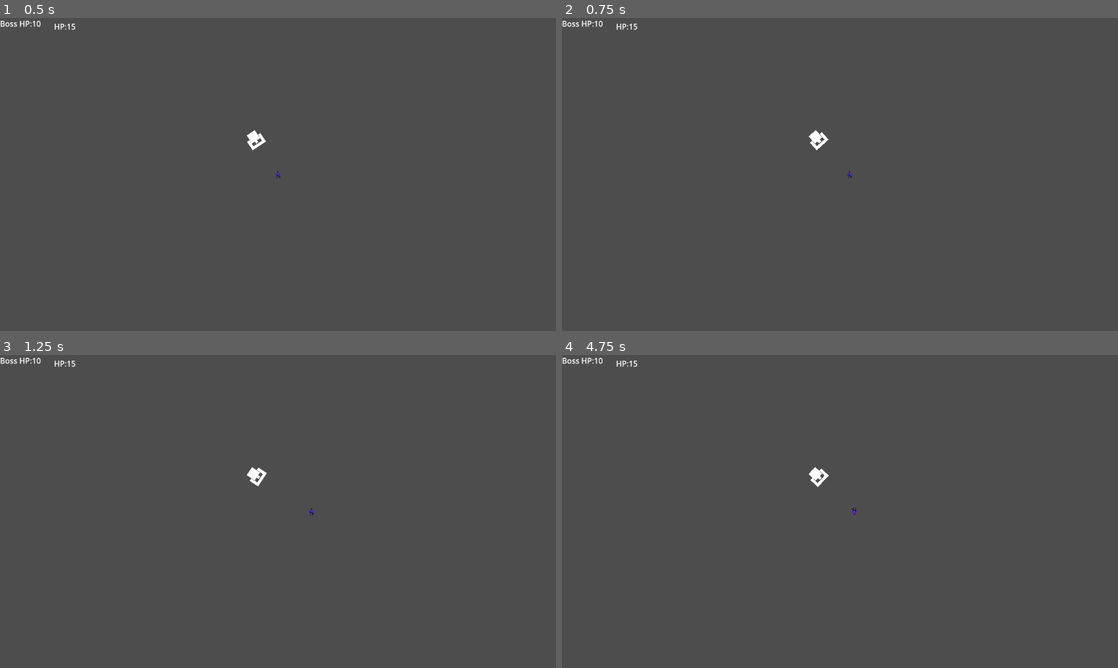
Above: before the commit, frames 1-4 (two rows, left to right).
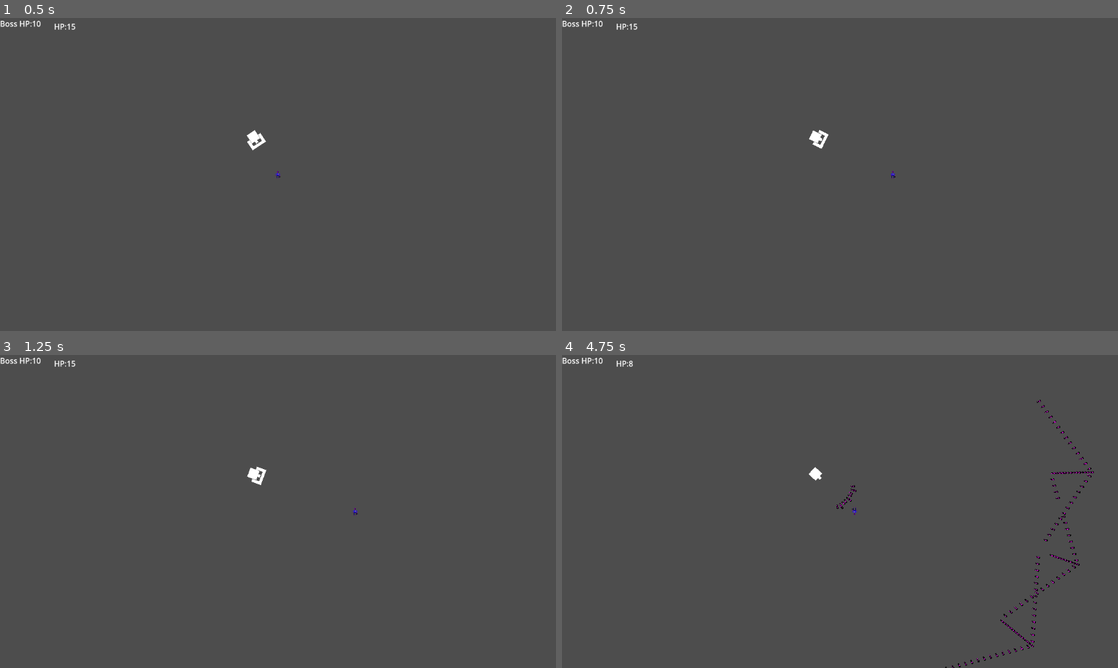
Above: after the commit, the same moments.

Repository: ConquestM/TANKG
Game: Godot game, scene res://assets/Level.tscn
The game is run twice, just before and just after one commit, with the same random seed, the same clock (stepped at 60 frames per second) and the same inputs.
Inputs (mouse positions are in pixels of both pictures, inside the frame that each line leads up to):
- Up to frame 1 (0.5 s): no input
- Up to frame 2 (0.75 s): tap Enter at 0.5 s; move the mouse to (962, 158) at 0.52 s; hold Right (ui_right) from 0.53 s (still down); hold Shift (dash) from 0.53 s (still down)
- Up to frame 3 (1.25 s): keep holding Right (ui_right); keep holding Shift (dash)
- Up to frame 4 (4.75 s): move the mouse to (728, 527) at 1.27 s; release Right (ui_right) at 1.28 s; release Shift (dash) at 1.28 s; hold Down (ui_down) 1.28-2.03 s; tap Shift (dash) at 1.35, 2.85, 4.35 s; move the mouse to (895, 442) at 2.02 s; hold Right (ui_right) 2.03-2.78 s; hold Shift (dash) 2.03-2.78 s; move the mouse to (812, 574) at 2.77 s; hold Up (ui_up) 2.78-3.53 s; move the mouse to (1006, 558) at 3.52 s; hold Shift (dash) 3.53-4.28 s; hold Left (ui_left) from 3.53 s (still down); move the mouse to (673, 464) at 4.27 s

Frame 1 is identical in both runs. In frame 2, 0.1% of the frame differs, in the area x 44-60%, y 35-52%; in frame 3, less than 0.1%; in frame 4, 0.6%, in the area x 12-96%, y 1-100%.

Commit message:
Prototyoe (attack and dash)

Diff:
--- a/assets/BOss1.tscn
+++ b/assets/BOss1.tscn
@@ -82,7 +82,7 @@
 offset_bottom = 3.0
 
 [node name="Firetimer" type="Timer" parent="."]
-wait_time = 3.0
+wait_time = 1.5
 
 [node name="BOss_bullet_spawn" type="Node2D" parent="."]
 position = Vector2(27, 0)
--- a/assets/Megabullet.tscn
+++ b/assets/Megabullet.tscn
@@ -24,7 +24,7 @@
 texture = ExtResource("2_3jtjf")
 
 [node name="Meiosis" type="Timer" parent="."]
-wait_time = 0.2
+wait_time = 0.1
 one_shot = true
 autostart = true
 
--- a/assets/Megabullet2.gd
+++ b/assets/Megabullet2.gd
@@ -2,7 +2,7 @@
 @export var megabullet_scene: PackedScene
 @onready var global = get_node("/root/global")
 
-var speed = 200
+var speed = 270
 var despawn = 0
 var friendly = false
 # Called when the node enters the scene tree for the first time.
--- a/assets/Megabullet2.tscn
+++ b/assets/Megabullet2.tscn
@@ -22,7 +22,7 @@
 texture = ExtResource("2_jp4va")
 
 [node name="Meiosis" type="Timer" parent="."]
-wait_time = 0.2
+wait_time = 0.3
 one_shot = true
 autostart = true
 
--- a/assets/Megabulletb.gd
+++ b/assets/Megabulletb.gd
@@ -2,7 +2,7 @@
 @export var megabullet_scene: PackedScene
 @onready var global = get_node("/root/global")
 
-var speed = 200
+var speed = 290
 var despawn = 0
 var friendly = false
 # Called when the node enters the scene tree for the first time.
--- a/assets/Player.tscn
+++ b/assets/Player.tscn
@@ -33,3 +33,9 @@
 position = Vector2(0, 1)
 shape = SubResource("RectangleShape2D_u0f8j")
 metadata/Player = true
+
+[node name="Timer" type="Timer" parent="."]
+wait_time = 0.5
+one_shot = true
+
+[connection signal="timeout" from="Timer" to="." method="_on_timer_timeout"]
--- a/project.godot
+++ b/project.godot
@@ -64,6 +64,6 @@
 }
 dash={
 "deadzone": 0.5,
-"events": [Object(InputEventKey,"resource_local_to_scene":false,"resource_name":"","device":-1,"window_id":0,"alt_pressed":false,"shift_pressed":true,"ctrl_pressed":false,"meta_pressed":fa …(112 unchanged characters)…
+"events": [Object(InputEventKey,"resource_local_to_scene":false,"resource_name":"","device":-1,"window_id":0,"alt_pressed":false,"shift_pressed":false,"ctrl_pressed":false,"meta_pressed":fa …(112 unchanged characters)…
 ]
 }
--- a/scripts/Megabullet.gd
+++ b/scripts/Megabullet.gd
@@ -2,7 +2,7 @@
 @export var megabulletb_scene: PackedScene
 @onready var global = get_node("/root/global")
 
-var speed = 170
+var speed = 320
 var despawn = 0
 var friendly = false
 # Called when the node enters the scene tree for the first time.
